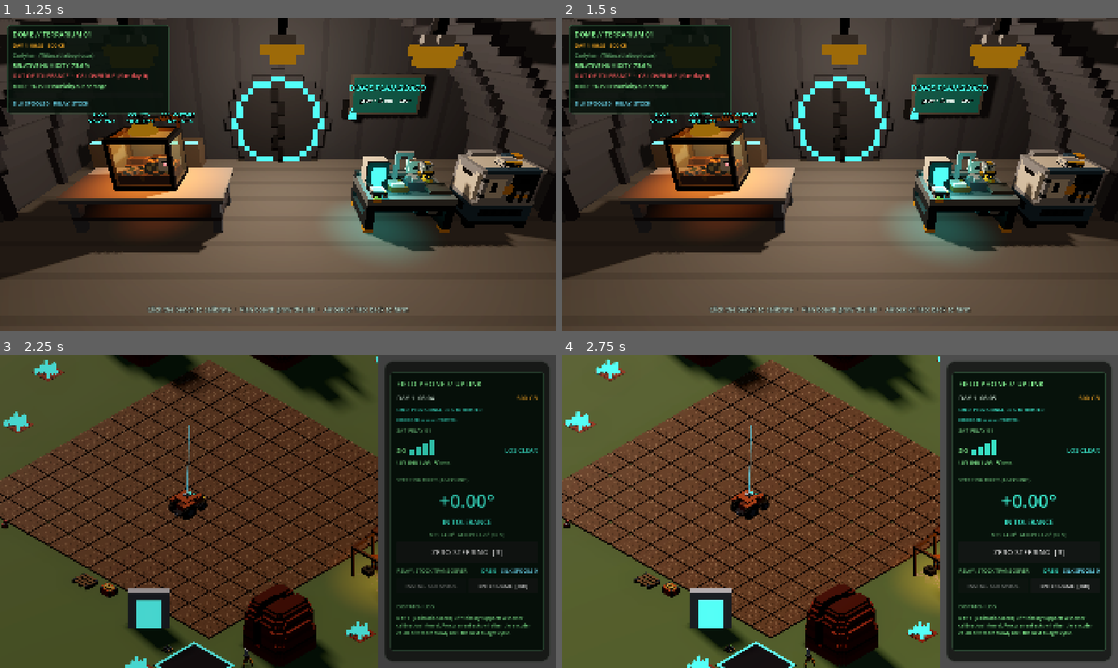
Above: before the commit, frames 1-4 (two rows, left to right).
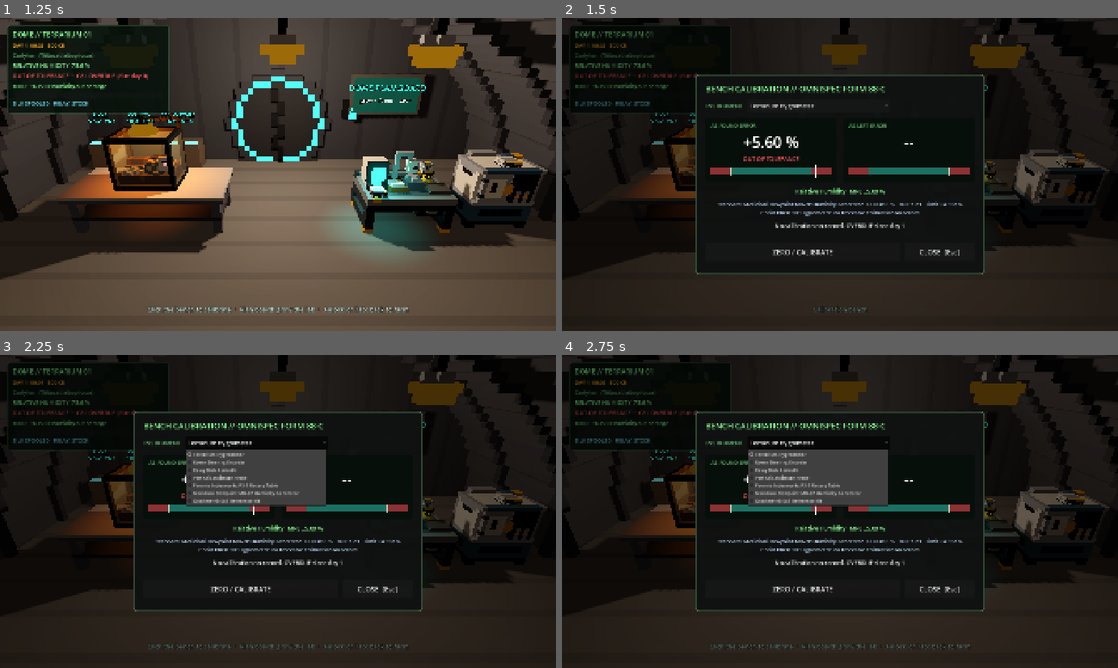
Above: after the commit, the same moments.

Repository: xlockeddown-glitch/out-of-spec
Game: Godot game, scene res://scenes/main_farm.tscn
The game is run twice, just before and just after one commit, with the same random seed, the same clock (stepped at 60 frames per second) and the same inputs.
Inputs (mouse positions are in pixels of both pictures, inside the frame that each line leads up to):
- Up to frame 1 (1.25 s): click "ENTER DOME [Tab]" at 0.5 s
- Up to frame 2 (1.5 s): tap Enter at 1.25 s; move the mouse to (962, 158) at 1.27 s; hold D (rover_steer_right) from 1.28 s (still down); hold E (interact) from 1.28 s (still down); click (962, 158) at 1.42 s
- Up to frame 3 (2.25 s): release D (rover_steer_right) at 2 s; release E (interact) at 2 s; click (255, 442) at 2 s, where only the run after the commit has a clickable "Terrarium Hygrometer"
- Up to frame 4 (2.75 s): no input

Frame 1 is identical in both runs. In frame 2, 74% of the frame differs, in the area x 0-100%, y 0-100%; in frame 3, 76%; in frame 4, 77%.

Commit message:
Make the bench's clamp stand clickable
Co-Authored-By: Claude Opus 5.5 <noreply@anthropic.com>

Diff:
--- a/scenes/dome_interior.tscn
+++ b/scenes/dome_interior.tscn
@@ -72,6 +72,9 @@
 
 [sub_resource type="BoxShape3D" id="BenchBodyShape"]
 size = Vector3(2, 0.9, 1.4)
+
+[sub_resource type="BoxShape3D" id="BenchStandShape"]
+size = Vector3(0.5, 0.6, 0.2)
 
 [sub_resource type="BoxShape3D" id="PlanBoardShape"]
 size = Vector3(2.2, 1.2, 0.4)
@@ -307,6 +310,10 @@
 [node name="BodyShape" type="CollisionShape3D" parent="CalStation/BenchClick"]
 position = Vector3(0, -0.8, 0)
 shape = SubResource("BenchBodyShape")
+
+[node name="StandShape" type="CollisionShape3D" parent="CalStation/BenchClick"]
+position = Vector3(0.05, 0.15, -0.1)
+shape = SubResource("BenchStandShape")
 
 [node name="Airlock" type="Node3D" parent="."]
 position = Vector3(0, 0, -3.84)
Not shown: 1 places in scenes/dome_interior.tscn that only renumber resources
Not shown, changed: docs/decisions.md
